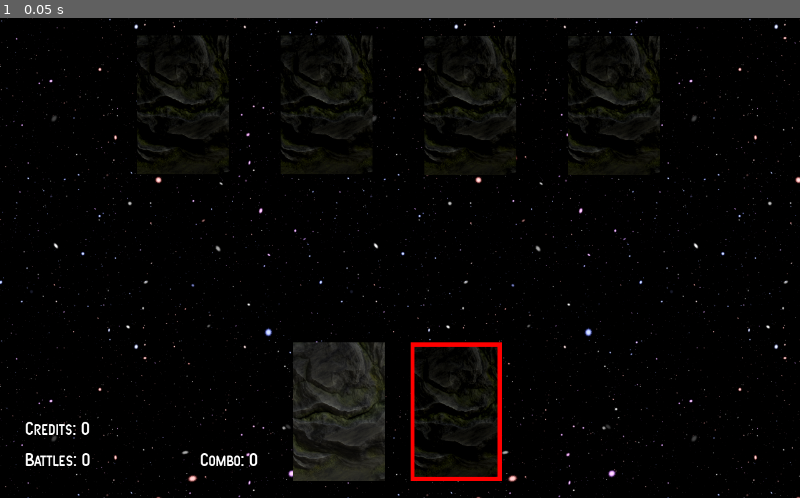
Above: before the commit, frame 1.
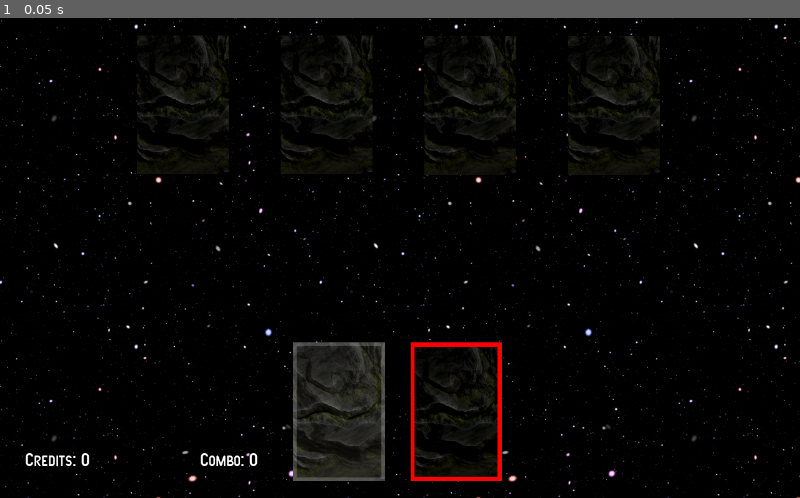
Above: after the commit, the same moment.

Repository: imekon/the-sun-and-the-moon
Game: Godot game, scene res://scenes/Main.tscn
The game is run twice, just before and just after one commit, with the same random seed, the same clock (stepped at 60 frames per second) and the same inputs.
Inputs:
- Up to frame 1 (0.05 s): no input

The runs differ from the first frame. In frame 1, 0.7% of the frame differs, in the area x 3-49%, y 67-97%.
Error before the commit: Invalid get index 'SUN' (on base: 'Node (Globals.gd)'). (res://scripts/Main.gd:115)
Error after the commit: Invalid get index 'SUN' (on base: 'Node (Globals.gd)'). (res://scripts/Main.gd:112)

Commit message:
remove battle score
merge into credits, makes more sense

Diff:
--- a/scenes/Main.tscn
+++ b/scenes/Main.tscn
@@ -67,9 +67,9 @@
 anchor_right = 0.0
 anchor_bottom = 0.0
 margin_left = 40.0
-margin_top = 640.0
+margin_top = 690.0
 margin_right = 143.0
-margin_bottom = 673.0
+margin_bottom = 723.0
 rect_pivot_offset = Vector2( 0, 0 )
 rect_clip_content = false
 mouse_filter = 2
@@ -78,27 +78,6 @@
 size_flags_vertical = 4
 custom_fonts/font = SubResource( 1 )
 text = "Credits: 0"
-percent_visible = 1.0
-lines_skipped = 0
-max_lines_visible = -1
-
-[node name="BattlesLabel" type="Label" parent="."]
-anchor_left = 0.0
-anchor_top = 0.0
-anchor_right = 0.0
-anchor_bottom = 0.0
-margin_left = 40.0
-margin_top = 690.0
-margin_right = 146.0
-margin_bottom = 723.0
-rect_pivot_offset = Vector2( 0, 0 )
-rect_clip_content = false
-mouse_filter = 2
-mouse_default_cursor_shape = 0
-size_flags_horizontal = 1
-size_flags_vertical = 4
-custom_fonts/font = SubResource( 1 )
-text = "Battles: 0"
 percent_visible = 1.0
 lines_skipped = 0
 max_lines_visible = -1
--- a/scripts/Main.gd
+++ b/scripts/Main.gd
@@ -11,7 +11,6 @@
 onready var selection = $Selection
 
 onready var creditsLabel = $CreditsLabel
-onready var battlesLabel = $BattlesLabel
 onready var comboLabel = $ComboLabel
 
 onready var SunCard = load("res://scenes/SunCard.tscn")
@@ -29,7 +28,6 @@
 var active = null
 
 var credits = 0
-var battles = 0
 var combo = 0
 
 var battle_matrix = []
@@ -55,7 +53,6 @@
 		get_tree().reload_current_scene()
 
 	creditsLabel.text = "Credits: " + str(credits)
-	battlesLabel.text = "Battles: " + str(battles)
 	comboLabel.text = "Combo: " + str(combo)
 
 	if Globals.selected_card != null:
@@ -188,10 +185,15 @@
 	active.z_index = 0
 	active = Globals.selected_card
 	active.z_index = 100
-	credits += active.card_credits
 	Globals.clear_selected()
-
-	process_battle(active_suit, selected_suit)
+	var battle = process_battle(active_suit, selected_suit)
+	match battle:
+		-1:
+			credits += active.card_credits * 0.5
+		0:
+			credits += active.card_credits
+		1:
+			credits += active.card_credits * 2
 
 	combo += 1
 
@@ -218,7 +220,7 @@
 func process_battle(active, selected):
 	print("battle active: %d selected: %d" % [active, selected])
 	var battle = battle_matrix[active][selected]
-	battles += battle
+	return battle
 
 func on_discard_click():
 	if !pack.empty():
Binary file changed: images/card.png
